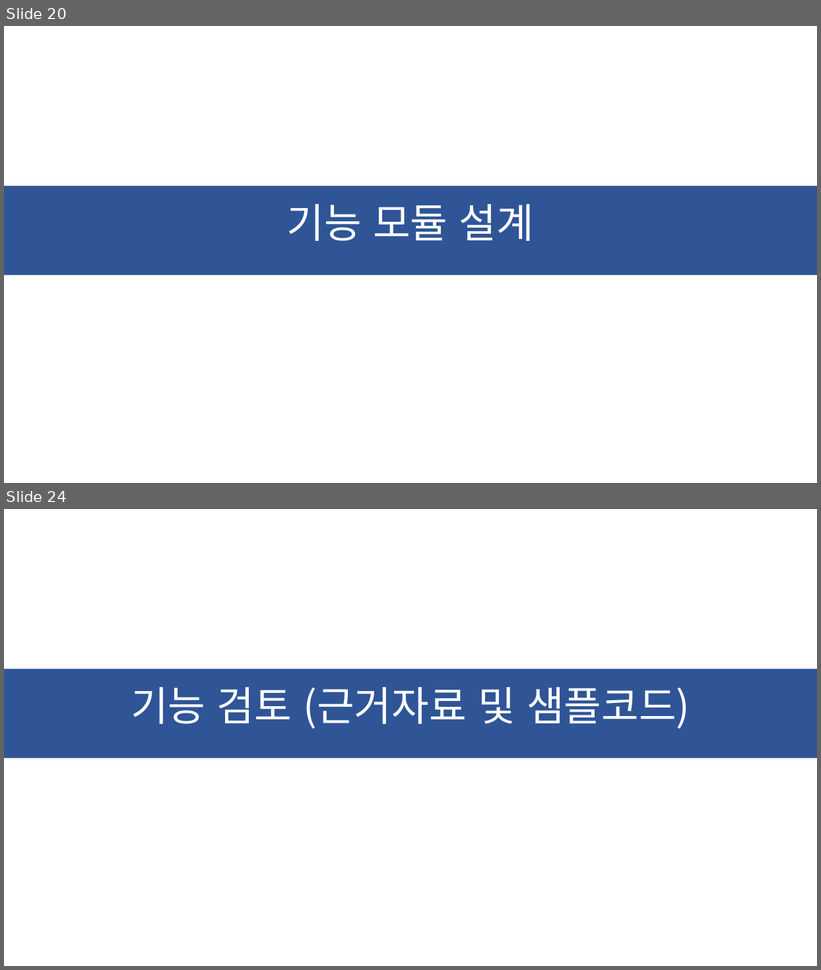
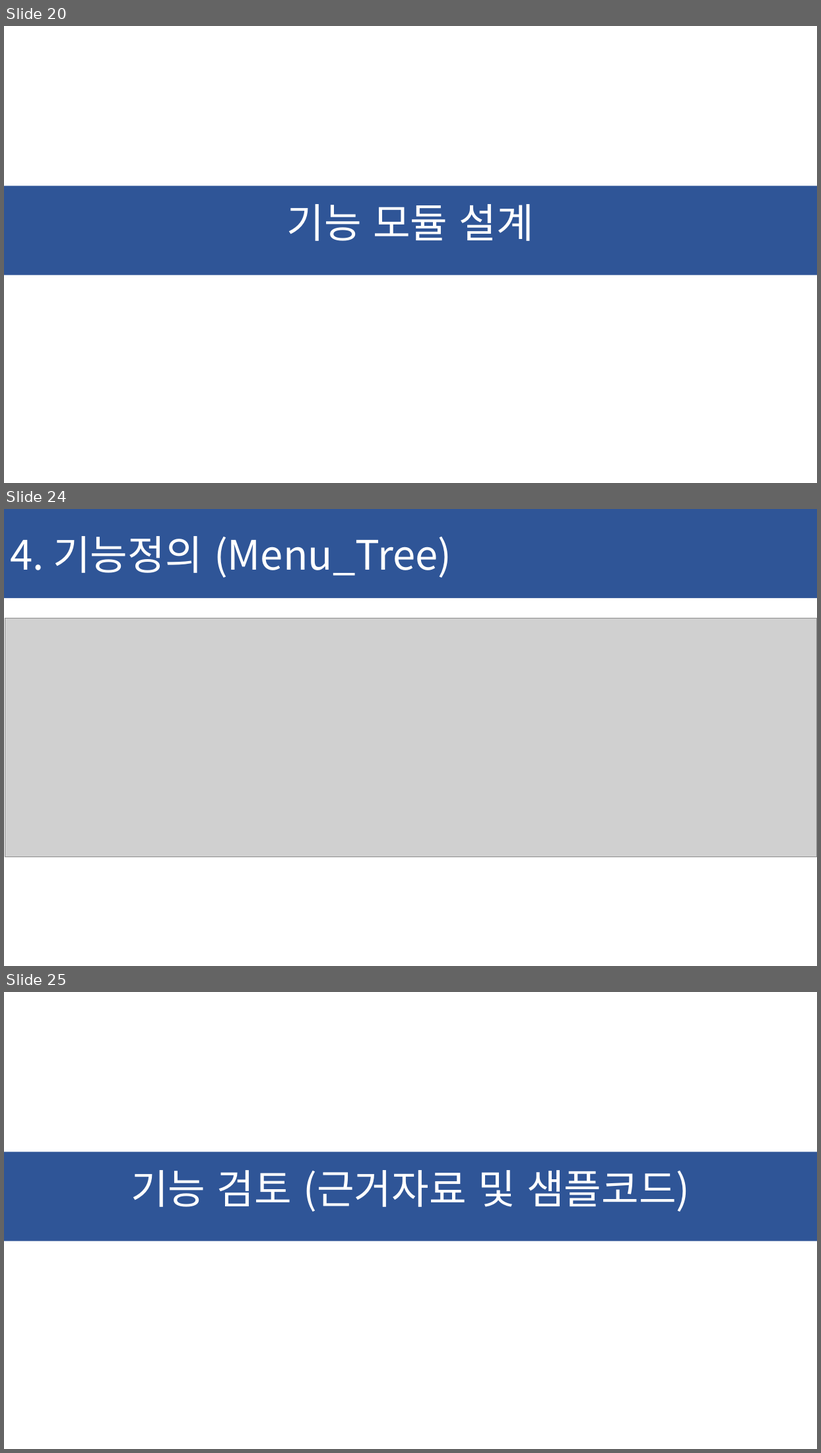
Before and after one commit to ChaeSung-Lee/DJ_InternShip, a slide deck: 2021_Summer/jp.hong/Project_BnD_jph.pptx. Shown one above the other, each under a label of ours: slides 20 and 24 before the commit, slides 20, 24 and 25 after it; the slides between them are not shown. The pictures are 821x970 and 821x1453 pixels, drawn with LibreOffice and Linux fonts; fonts in the diff are those of the drawing; grey boxes stand for pictures. Boxes give left, top, right and bottom in pixels: in the first picture for what was removed or moved away, otherwise in the second. Text is boxed around its words. In the diff, an @@ line names an element or a change of style, - is before the commit and + after.

```diff
--- a/2021_Summer/jp.hong/Project_BnD_jph.pptx
+++ b/2021_Summer/jp.hong/Project_BnD_jph.pptx
@@ slide 24 added at (4,509,817,966), background #FFFFFF @@
@@ rectangle added at (4,509,817,598), fill #2F5597, 48 pt, text #FFFFFF @@
+4. 기능정의 (Menu_Tree)
@@ picture added at (5,618,817,858) @@
@@ what was slide 24 is now slide 25 @@
```
Also in this commit, not shown: 5 slides changed.
